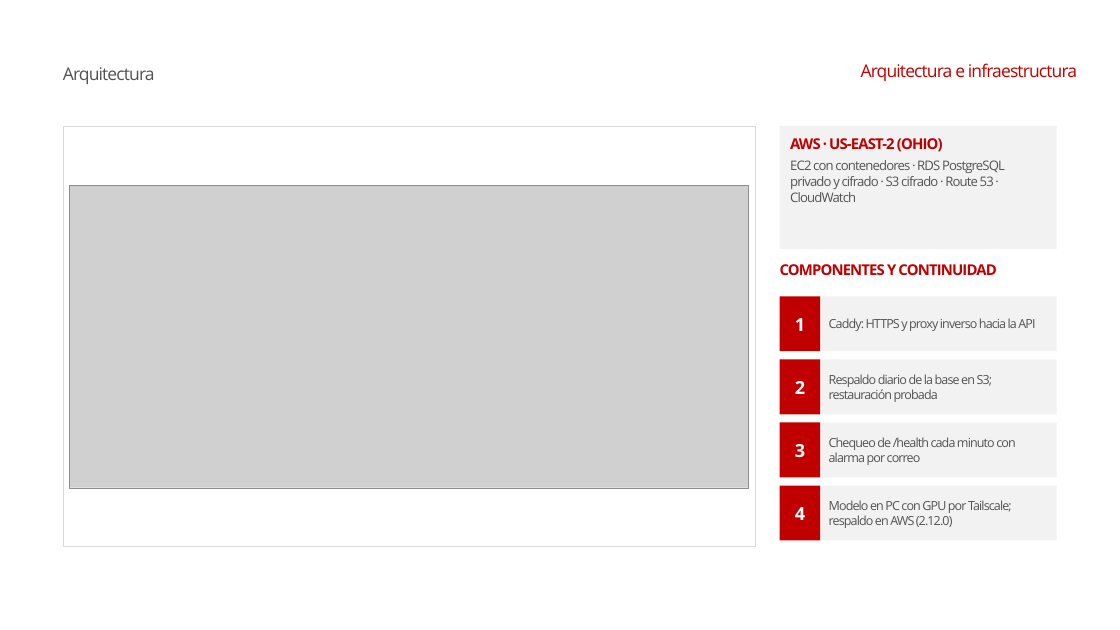
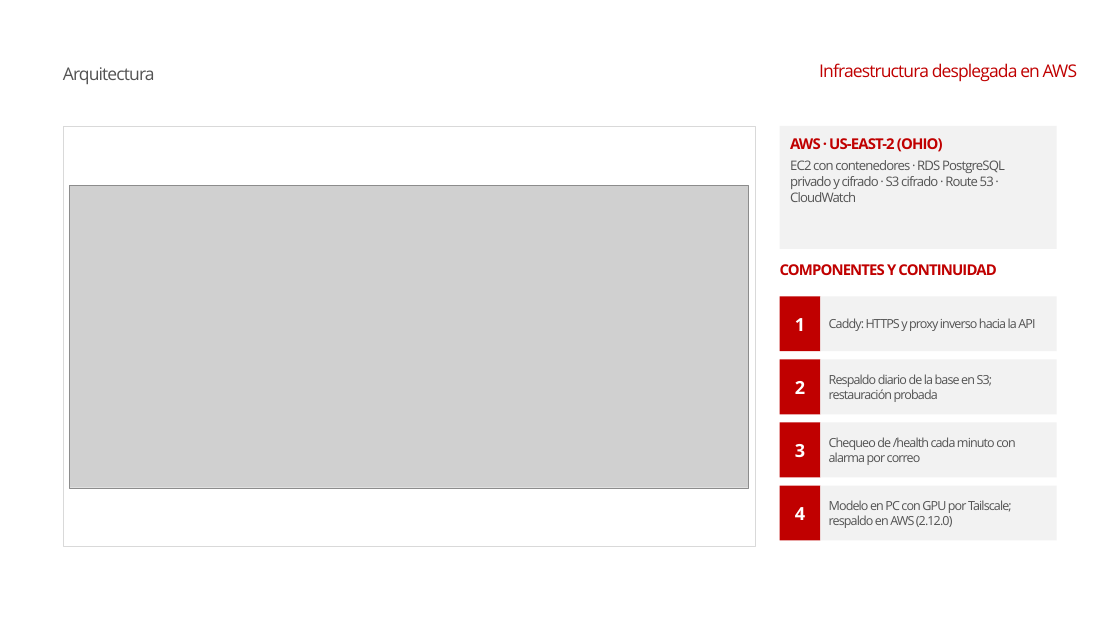
Before and after one commit to conEFE/Proyecto-Aurora, a slide deck: slide 10 of docs/informe_final/presentacion/Presentacion_Aurora_Informe_Final.pptx (slide 7 before the commit). Drawn at 1120x630 pixels with LibreOffice and Linux fonts; fonts in the diff are those of the drawing; grey boxes stand for pictures; background and template pictures are left out. Boxes give left, top, right and bottom in pixels: in the first picture for what was removed or moved away, otherwise in the second. Text is boxed around its words. In the diff, an @@ line names an element or a change of style, - is before the commit and + after.

```diff
--- a/docs/informe_final/presentacion/Presentacion_Aurora_Informe_Final.pptx
+++ b/docs/informe_final/presentacion/Presentacion_Aurora_Informe_Final.pptx
@@ text at bbox=[819, 63, 1077, 82]: text changed @@
-Arquitectura e infraestructura
+Infraestructura desplegada en AWS
```
Also in this commit, not shown: 1 other slide changed, 3 slides added, 2 other files.
